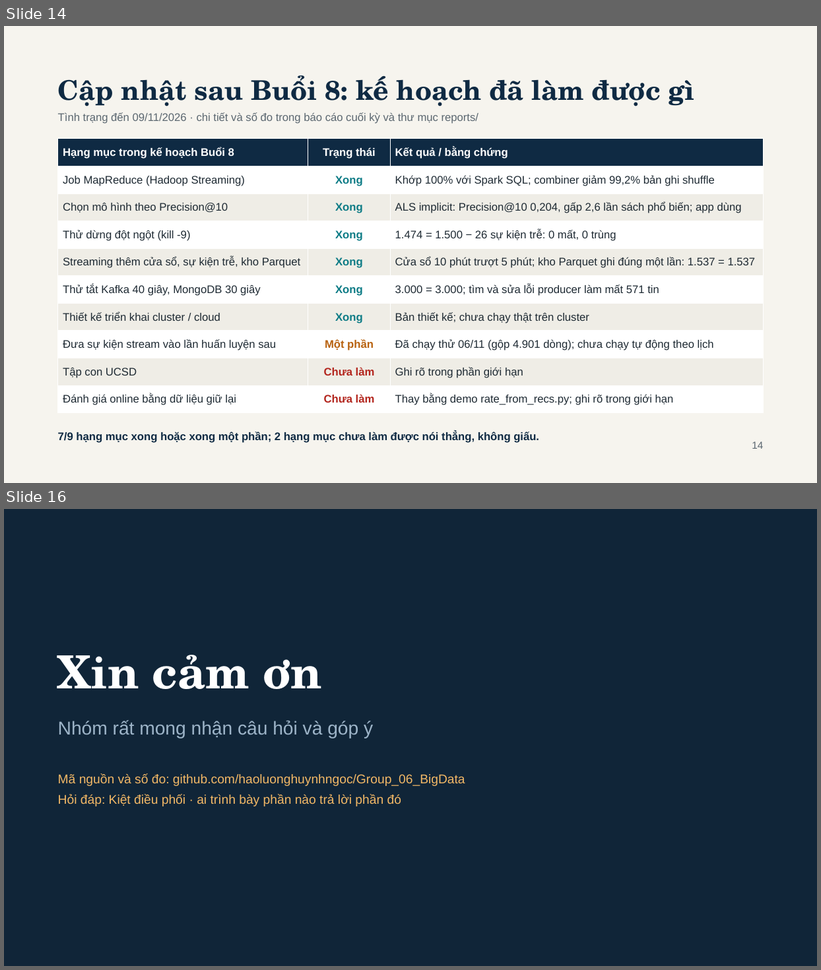
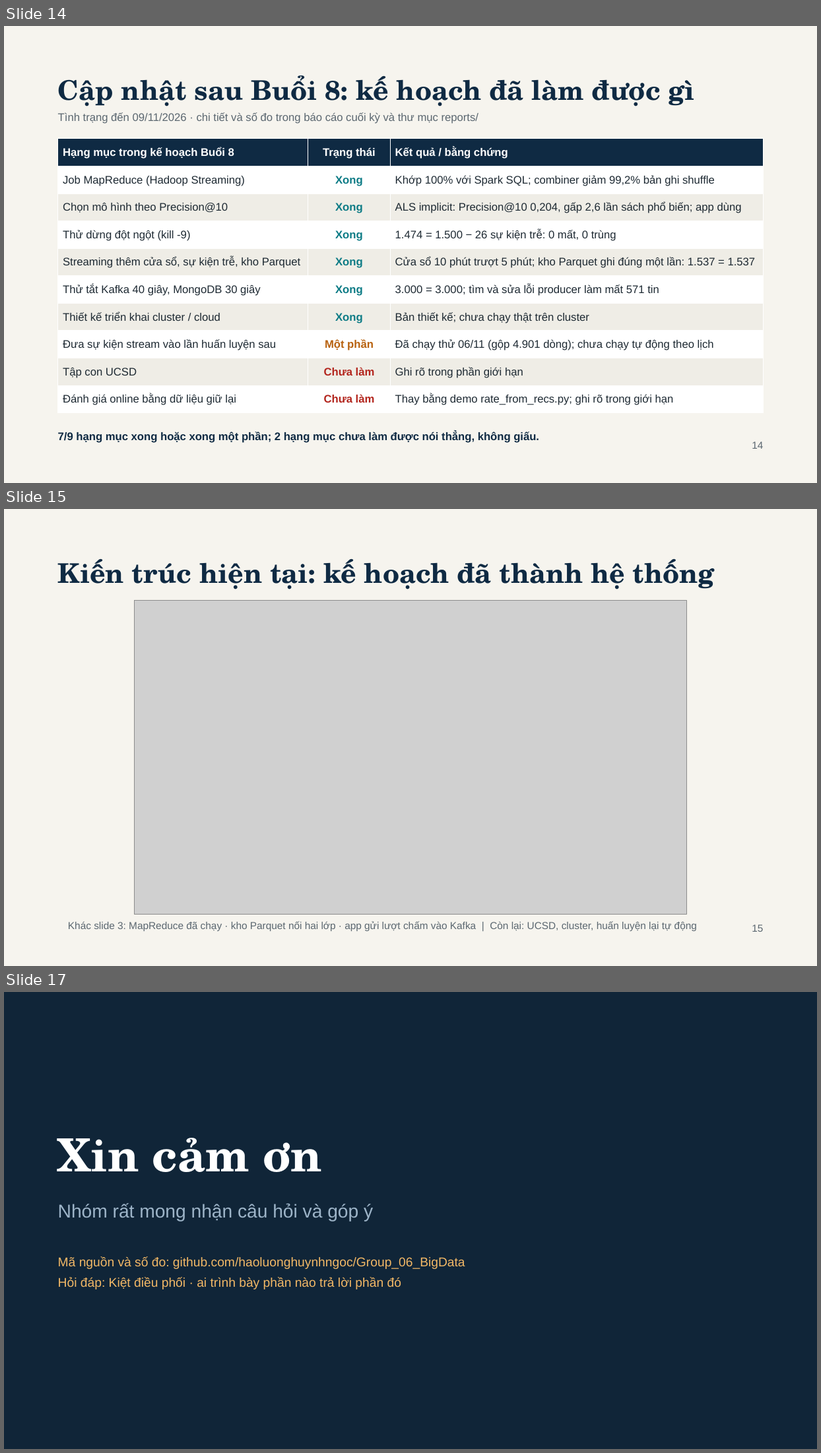
Before and after one commit to haoluonghuynhngoc/Group_06_BigData, a slide deck: Present/BookPulse - BDA501 Session 8 Team Presentation.pptx. Shown one above the other, each under a label of ours: slides 14 and 16 before the commit, slides 14, 15 and 17 after it; the slides between them are not shown. The pictures are 821x970 and 821x1453 pixels, drawn with LibreOffice and Linux fonts; fonts in the diff are those of the drawing; grey boxes stand for pictures. Boxes give left, top, right and bottom in pixels: in the first picture for what was removed or moved away, otherwise in the second. Text is boxed around its words. In the diff, an @@ line names an element or a change of style, - is before the commit and + after.

```diff
--- a/Present/BookPulse - BDA501 Session 8 Team Presentation.pptx
+++ b/Present/BookPulse - BDA501 Session 8 Team Presentation.pptx
@@ slide 15 added at (4,509,817,966), background #F6F4EE @@
@@ text added at (58,559,715,590), 32 pt, text #0F2A43, bold @@
+Kiến trúc hiện tại: kế hoạch đã thành hệ thống
@@ picture added at (135,601,686,915) @@
@@ text added at (68,921,697,931), 12 pt, text #5B6770 @@
+Khác slide 3: MapReduce đã chạy · kho Parquet nối hai lớp · app gửi lượt chấm vào Kafka | Còn lại: UCSD, cluster, huấn luyện lại tự động
@@ text added at (752,925,763,932), 12 pt, text #5B6770 @@
+15
@@ what was slide 16 is now slide 17 @@
```
Also in this commit, not shown: 1 slide changed, 1 other slide added, 1 slide removed, 6 other files.
